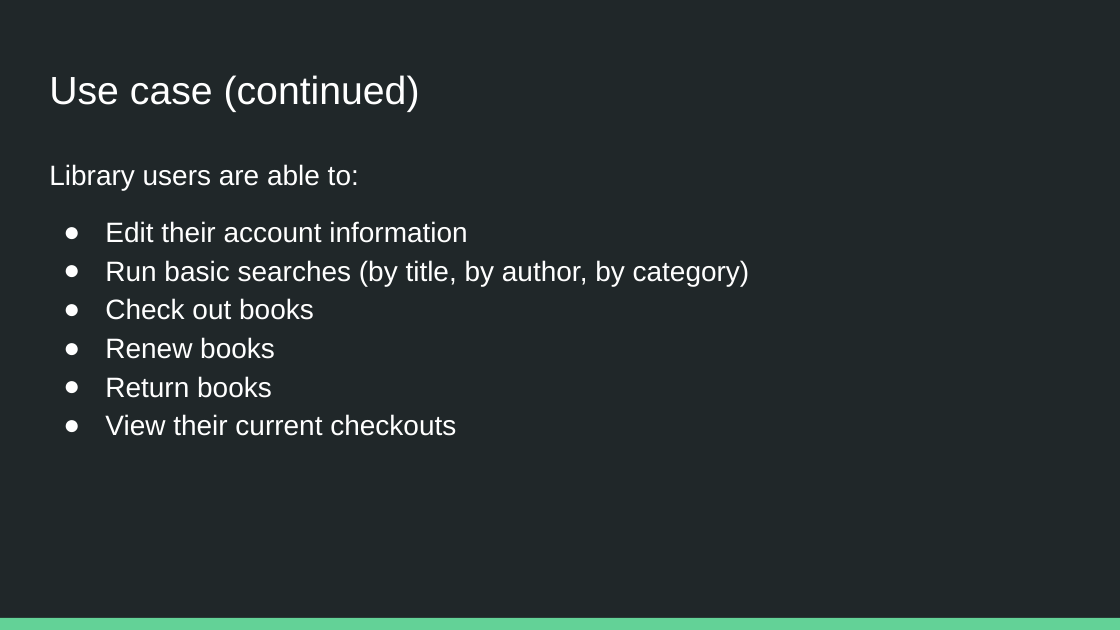
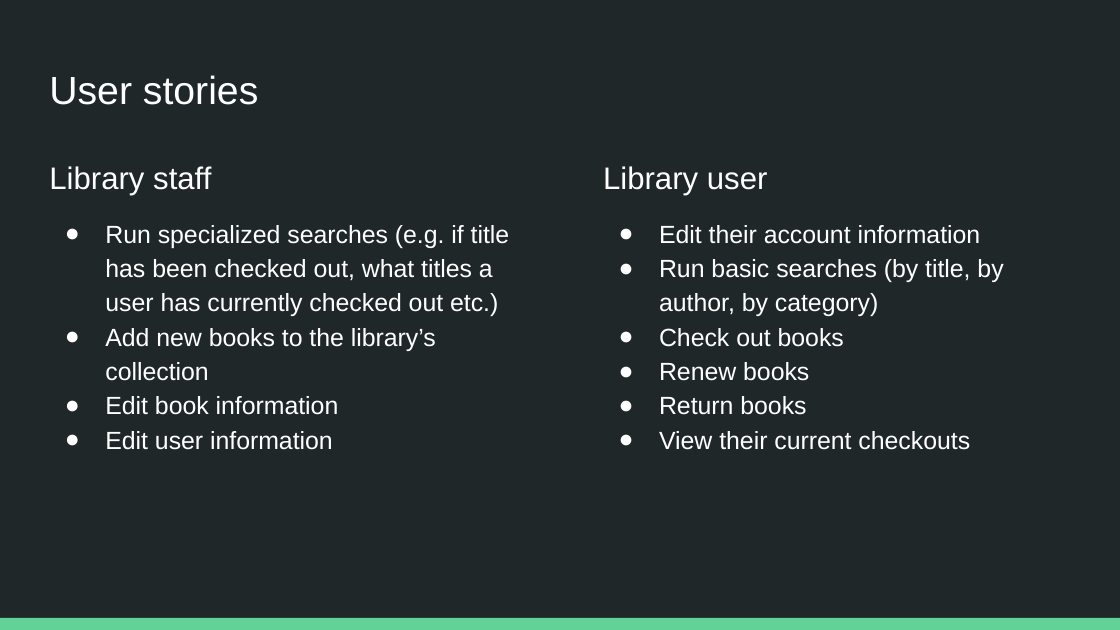
Before and after one commit to sujatanaik530/TEKsystemsJD_Capstone_LMS, a slide deck: slide 4 of Capstone.pptx. Drawn at 1120x630 pixels with LibreOffice and Linux fonts; fonts in the diff are those of the drawing. Boxes give left, top, right and bottom in pixels: in the first picture for what was removed or moved away, otherwise in the second. Text is boxed around its words. In the diff, an @@ line names an element or a change of style, - is before the commit and + after.

Commit message:
updated presentation

```diff
--- a/Capstone.pptx
+++ b/Capstone.pptx
@@ title at <box>49,75,258,105</box>: text changed @@
-Use case (continued)
+User stories
@@ text "Library user": place and size @@
-text "Library user" at <box>49,164,750,436</box>
+text "Library user" at <box>603,166,1003,450</box>
@@ text added at <box>49,166,510,450</box>, 16 pt, text #FFFFFF @@
+Library staff
+● Run specialized searches (e.g. if title has been checked out, what titles a user has currently checked out etc.)
+● Add new books to the library’s collection
+● Edit book information
+● Edit user information
@@ text at <box>603,166,768,195</box>: text changed; size 18 to 20 pt @@
-Library users are able to:
+Library user
@@ text at <box>659,225,1003,450</box>: size 18 to 16 pt; indent changed @@
```
Also in this commit, not shown: 3 other slides changed, 4 slides removed.
